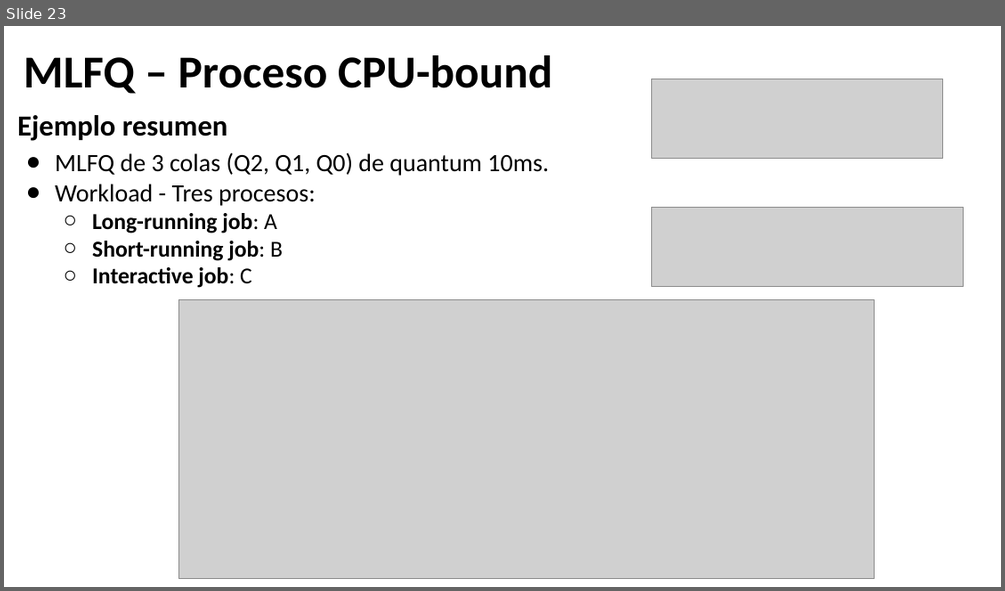
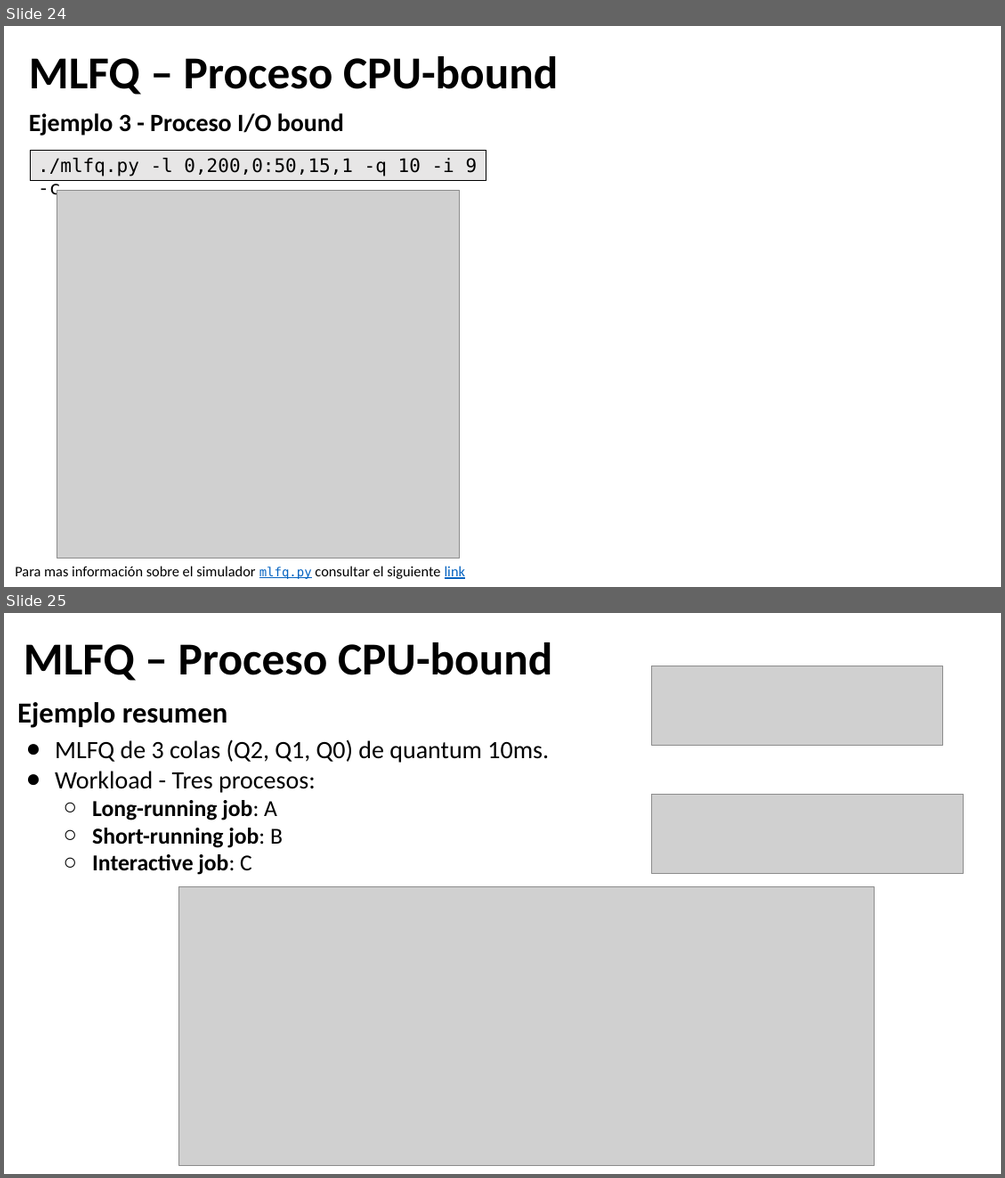
Before and after one commit to udea-so/apuntes_2026-2_SO-virtual, a slide deck: clase_06/SO_apuntes_clase6.pptx. Shown one above the other, each under a label of ours: slide 23 before the commit, slides 24 and 25 after it. The pictures are 1005x591 and 1005x1178 pixels, drawn with LibreOffice and Linux fonts; fonts in the diff are those of the drawing; grey boxes stand for pictures. Boxes give left, top, right and bottom in pixels: in the first picture for what was removed or moved away, otherwise in the second. Text is boxed around its words. In the diff, an @@ line names an element or a change of style, - is before the commit and + after.

```diff
--- a/clase_06/SO_apuntes_clase6.pptx
+++ b/clase_06/SO_apuntes_clase6.pptx
@@ slide 24 added at <box>4,26,1001,587</box>, background #FFFFFF @@
@@ title added at <box>29,56,558,95</box>, 44 pt, text #000000, bold @@
+MLFQ – Proceso CPU-bound
@@ text added at <box>29,113,344,135</box>, 24 pt, text #000000, bold @@
+Ejemplo 3 - Proceso I/O bound
@@ rectangle added at <box>31,150,487,180</box>, fill #E7E6E6, outline #000000 0.75 pt, 18 pt, text #000000 @@
+./mlfq.py -l 0,200,0:50,15,1 -q 10 -i 9 -c
@@ picture added at <box>57,190,460,557</box> @@
@@ text added at <box>15,565,465,579</box>, 14 pt, text #000000 @@
+Para mas información sobre el simulador mlfq.py consultar el siguiente link
@@ what was slide 23 is now slide 25 @@
```
Also in this commit, not shown: 1 other slide added, 3 other files.
